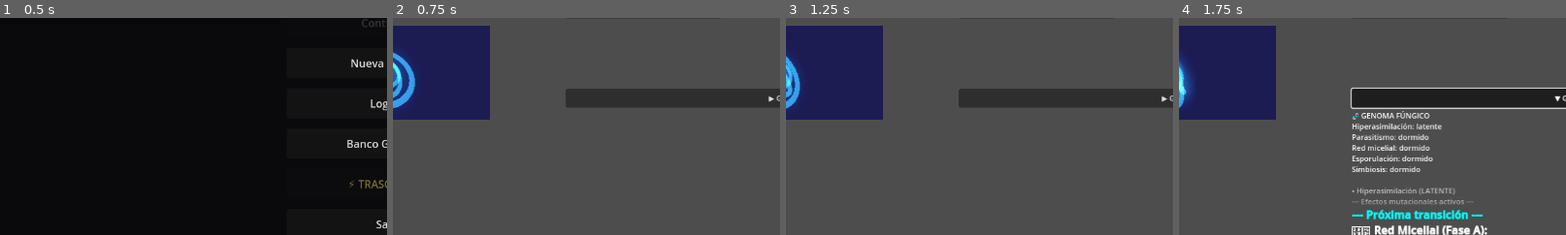
Above: before the commit, frames 1-4 (left to right).
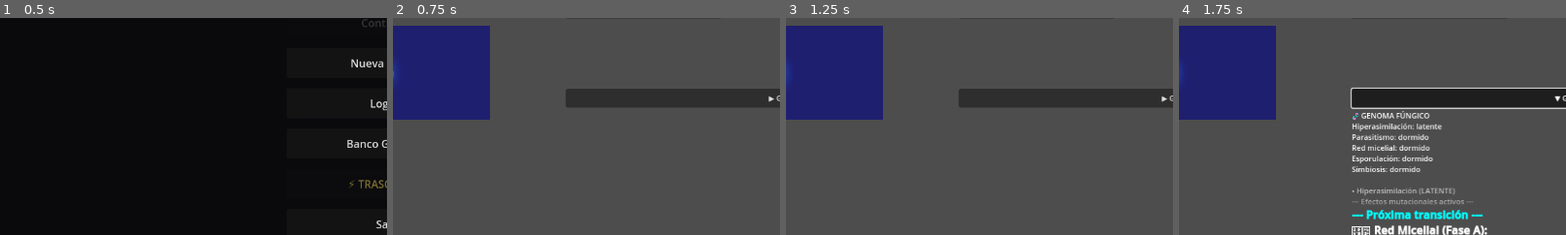
Above: after the commit, the same moments.

Repository: amurito/godot-idle-game
Game: Godot game, scene res://MainMenu.tscn
Two runs of this game, one before a commit and one after it. Both use one fixed random seed, a clock stepped at 60 frames per second and the inputs below.
Inputs:
- Up to frame 1 (0.5 s): no input
- Up to frame 2 (0.75 s): click "Nueva Partida" at 0.5 s
- Up to frame 3 (1.25 s): no input
- Up to frame 4 (1.75 s): click "▶ Genoma Fúngico + Próxima Mu…" at 1.25 s
The pictures show only the part of the screen within x 0-50%, y 37-87%; the shares and areas given below are measured in that part.

Frame 1 is identical in both runs. In frame 2, 9.9% of the frame differs, in the area x 0-26%, y 3-47%; in frame 3, 10%; in frame 4, 10%.

Commit message:
fix: Reactor3D v1.1 — escala, iluminación 3D, anillos visibles

Diff:
--- a/Reactor3D.gd
+++ b/Reactor3D.gd
@@ -1,23 +1,23 @@
 extends Node3D
 
 # ============================================================
-# REACTOR 3D — v1.0
-# Todos los nodos se crean proceduralmente en _ready().
-# API pública (compatible con ReactorVisual):
-#   set_active_delta(power: float) — pulso + escala
-#   set_tint(color: Color)         — color de mutación
+# REACTOR 3D — v1.1
+# API pública: set_active_delta(power), set_tint(color)
 # ============================================================
 
-const BASE_SCALE    := 0.8
-const SCALE_LOG_FACTOR := 0.22
-const MAX_SCALE     := 3.5
-const PULSE_DECAY   := 5.0
-const PULSE_STRENGTH := 0.45
+# Escala: BASE + log(power) * FACTOR — clampeada a MAX
+# Con factor pequeño evitamos que powers altos destruyan la vista
+const BASE_SCALE       := 0.35
+const SCALE_LOG_FACTOR := 0.07   # reducido para que no se coma la pantalla
+const MAX_SCALE        := 1.8
+const PULSE_DECAY      := 5.0
+const PULSE_STRENGTH   := 0.25
 
 var core:      MeshInstance3D
 var glow:      MeshInstance3D
 var particles: GPUParticles3D
 var rings:     Array[MeshInstance3D] = []
+var light:     OmniLight3D
 
 var core_mat: StandardMaterial3D
 var glow_mat: StandardMaterial3D
@@ -32,6 +32,7 @@
 func _ready() -> void:
 	_build_environment()
 	_build_camera()
+	_build_light()
 	_build_meshes()
 	_build_particles()
 	_setup_materials()
@@ -39,12 +40,15 @@
 func _build_environment() -> void:
 	var env := Environment.new()
 	env.background_mode = Environment.BG_COLOR
-	env.background_color = Color(0.02, 0.02, 0.05, 1.0)
+	env.background_color = Color(0.02, 0.02, 0.06, 1.0)
+	env.ambient_light_source = Environment.AMBIENT_SOURCE_COLOR
+	env.ambient_light_color = Color(0.05, 0.05, 0.1)
+	env.ambient_light_energy = 0.3
 	env.glow_enabled = true
-	env.glow_bloom = 0.25
-	env.glow_intensity = 1.4
-	env.glow_strength = 1.0
-	env.glow_hdr_threshold = 0.4
+	env.glow_bloom = 0.3
+	env.glow_intensity = 1.6
+	env.glow_strength = 1.2
+	env.glow_hdr_threshold = 0.5
 	env.tonemap_mode = Environment.TONE_MAPPER_FILMIC
 	var we := WorldEnvironment.new()
 	we.environment = env
@@ -52,38 +56,59 @@
 
 func _build_camera() -> void:
 	var cam := Camera3D.new()
-	cam.position = Vector3(0.0, 0.3, 4.5)
-	cam.fov = 60.0
+	cam.position = Vector3(0.0, 0.2, 5.0)
+	cam.fov = 55.0
 	add_child(cam)
 	cam.look_at(Vector3.ZERO, Vector3.UP)
 
+func _build_light() -> void:
+	# Luz principal — da profundidad 3D al core
+	light = OmniLight3D.new()
+	light.position = Vector3(2.5, 3.0, 2.5)
+	light.light_energy = 2.5
+	light.light_specular = 1.0
+	light.omni_range = 12.0
+	add_child(light)
+	# Luz de relleno suave desde abajo
+	var fill := OmniLight3D.new()
+	fill.position = Vector3(-1.5, -2.0, 1.5)
+	fill.light_energy = 0.6
+	fill.omni_range = 8.0
+	add_child(fill)
+
 func _build_meshes() -> void:
-	# Núcleo (esfera central)
-	var s := SphereMesh.new()
-	s.radius = 0.6
-	s.height = 1.2
+	# Core esférico — material PER_PIXEL para mostrar iluminación 3D
+	var sm := SphereMesh.new()
+	sm.radius = 0.55
+	sm.height = 1.1
+	sm.radial_segments = 32
+	sm.rings = 16
 	core = MeshInstance3D.new()
-	core.mesh = s
+	core.mesh = sm
 	add_child(core)
 
-	# Halo (esfera más grande, aditiva)
+	# Halo difuso (esfera grande, blending aditivo)
 	var gs := SphereMesh.new()
-	gs.radius = 0.8
-	gs.height = 1.6
+	gs.radius = 0.7
+	gs.height = 1.4
+	gs.radial_segments = 16
+	gs.rings = 8
 	glow = MeshInstance3D.new()
 	glow.mesh = gs
 	add_child(glow)
 
-	# Anillos (tres toros en ángulos distintos)
-	var ring_defs := [
-		{"inner": 0.85, "outer": 1.05, "rot": Vector3(45.0,  0.0,  0.0)},
-		{"inner": 1.20, "outer": 1.45, "rot": Vector3(60.0, 30.0,  0.0)},
-		{"inner": 1.60, "outer": 1.90, "rot": Vector3(20.0, 75.0, 45.0)},
+	# Tres anillos toro — se escalan con current_scale en _process
+	var ring_defs: Array = [
+		{"inner": 0.65, "outer": 0.80, "rot": Vector3(80.0,  0.0,  0.0)},
+		{"inner": 0.90, "outer": 1.10, "rot": Vector3(55.0, 25.0,  0.0)},
+		{"inner": 1.20, "outer": 1.45, "rot": Vector3(20.0, 70.0, 40.0)},
 	]
-	for d in ring_defs:
+	for d: Dictionary in ring_defs:
 		var t := TorusMesh.new()
 		t.inner_radius = d["inner"]
 		t.outer_radius = d["outer"]
+		t.rings = 32
+		t.ring_segments = 16
 		var r := MeshInstance3D.new()
 		r.mesh = t
 		r.rotation_degrees = d["rot"]
@@ -93,29 +118,31 @@
 func _build_particles() -> void:
 	var pm := ParticleProcessMaterial.new()
 	pm.emission_shape = ParticleProcessMaterial.EMISSION_SHAPE_SPHERE
-	pm.emission_sphere_radius = 0.7
+	pm.emission_sphere_radius = 0.6
 	pm.direction = Vector3(0.0, 1.0, 0.0)
-	pm.spread = 90.0
-	pm.initial_velocity_min = 0.8
-	pm.initial_velocity_max = 2.5
-	pm.gravity = Vector3(0.0, 0.3, 0.0)
-	pm.scale_min = 0.05
-	pm.scale_max = 0.15
+	pm.spread = 80.0
+	pm.initial_velocity_min = 1.0
+	pm.initial_velocity_max = 3.5
+	pm.gravity = Vector3(0.0, 0.5, 0.0)
+	pm.scale_min = 0.08
+	pm.scale_max = 0.22
 	pm.color = target_tint
 
 	particles = GPUParticles3D.new()
-	particles.amount = 120
-	particles.lifetime = 1.2
-	particles.explosiveness = 0.05
+	particles.amount = 80
+	particles.lifetime = 1.5
+	particles.explosiveness = 0.0
 	particles.process_material = pm
 	add_child(particles)
 
 func _setup_materials() -> void:
-	# Núcleo: unshaded para que el glow del WorldEnvironment lo recoja
+	# Core: iluminado (PER_PIXEL) para ver profundidad 3D, con emisión para bloom
 	core_mat = StandardMaterial3D.new()
-	core_mat.shading_mode = BaseMaterial3D.SHADING_MODE_UNSHADED
+	core_mat.shading_mode = BaseMaterial3D.SHADING_MODE_PER_PIXEL
+	core_mat.metallic = 0.6
+	core_mat.roughness = 0.25
 	core_mat.emission_enabled = true
-	core_mat.emission_energy_multiplier = 2.0
+	core_mat.emission_energy_multiplier = 1.8
 	core.material_override = core_mat
 
 	# Halo: aditivo semitransparente
@@ -124,17 +151,17 @@
 	glow_mat.emission_enabled = true
 	glow_mat.transparency = BaseMaterial3D.TRANSPARENCY_ALPHA
 	glow_mat.blend_mode = BaseMaterial3D.BLEND_MODE_ADD
-	glow_mat.emission_energy_multiplier = 0.7
+	glow_mat.emission_energy_multiplier = 0.5
 	glow.material_override = glow_mat
 
-	# Anillos: aditivos semitransparentes
-	for ring in rings:
+	# Anillos: aditivos, se ven a través del halo
+	for ring: MeshInstance3D in rings:
 		var mat := StandardMaterial3D.new()
 		mat.shading_mode = BaseMaterial3D.SHADING_MODE_UNSHADED
 		mat.emission_enabled = true
 		mat.transparency = BaseMaterial3D.TRANSPARENCY_ALPHA
 		mat.blend_mode = BaseMaterial3D.BLEND_MODE_ADD
-		mat.emission_energy_multiplier = 0.9
+		mat.emission_energy_multiplier = 1.2
 		ring.material_override = mat
 
 	_apply_color(target_tint)
@@ -156,45 +183,59 @@
 	var biomasa: float = BiosphereEngine.biomasa
 	var seta_bonus: float = 1.25 if EvoManager.seta_formada else 1.0
 
-	# Escala suave con bonus de seta y pulso
-	current_scale = lerp(current_scale, target_scale * seta_bonus, 0.15)
-	var display_s := current_scale + pulse * PULSE_STRENGTH + epsilon * 0.25
+	# Escala suave
+	current_scale = lerp(current_scale, target_scale * seta_bonus, 0.12)
+	var display_s: float = current_scale + pulse * PULSE_STRENGTH + epsilon * 0.15
+
 	core.scale = Vector3(display_s, display_s, display_s)
-	glow.scale = Vector3(display_s * 1.35, display_s * 1.35, display_s * 1.35)
+	# Halo ligeramente mayor que el core
+	var glow_s: float = display_s * 1.15
+	glow.scale = Vector3(glow_s, glow_s, glow_s)
+
+	# Anillos escalan con el core para no quedar ocultos detrás del halo
+	for i: int in rings.size():
+		var rs: float = display_s * (1.0 + i * 0.15)
+		rings[i].scale = Vector3(rs, rs, rs)
+
+	# Rotación lenta del core — hace obvia la geometría 3D
+	core.rotate_y(delta * 0.4)
 
 	# Decay del pulso
 	pulse = max(pulse - delta * PULSE_DECAY, 0.0)
 
-	# Color con estrés (rojo con epsilon alto)
+	# Color con estrés
 	var stress: float = clamp(epsilon * 1.5, 0.0, 1.0)
 	var final_color := target_tint.lerp(Color(1.0, 0.2, 0.2), stress)
 	_apply_color(final_color)
 
-	# Intensidad de emisión
-	core_mat.emission_energy_multiplier = 2.0 + pulse * 3.5 + epsilon * 2.5
-	glow_mat.emission_energy_multiplier = 0.5 + pulse * 1.5 + epsilon * 1.2
-
-	# Partículas escalan con biomasa y epsilon (usando amount_ratio para no reiniciar el sistema)
-	var ratio: float = clamp((biomasa * 0.08 + epsilon * 0.8 + 0.1), 0.05, 1.0)
+	# Emisión sube con pulso y estrés
+	core_mat.emission_energy_multiplier = 1.8 + pulse * 4.0 + epsilon * 2.0
+	glow_mat.emission_energy_multiplier = 0.4 + pulse * 1.2 + epsilon * 0.8
+
+	# La luz de acento cambia con el color de mutación
+	light.light_color = final_color
+
+	# Partículas
+	var ratio: float = clamp(biomasa * 0.1 + epsilon * 0.7 + 0.15, 0.08, 1.0)
 	particles.amount_ratio = ratio
-	particles.speed_scale = 0.6 + epsilon * 1.5 + pulse * 1.0
-
-	# Rotación de anillos (velocidades y ejes distintos)
-	for i in rings.size():
-		var speed := delta * (0.35 + current_scale * 0.25) * (1.0 + i * 0.45)
-		rings[i].rotate_y(speed)
-		rings[i].rotate_x(speed * 0.35 * (1 if i % 2 == 0 else -1))
+	particles.speed_scale = 0.7 + epsilon * 1.2 + pulse * 0.8
+
+	# Rotación de anillos (cada uno gira diferente)
+	for i: int in rings.size():
+		var spd: float = delta * (0.3 + current_scale * 0.2) * (1.0 + i * 0.5)
+		rings[i].rotate_y(spd)
+		rings[i].rotate_x(spd * 0.4 * (1 if i % 2 == 0 else -1))
 
 # ---- Internals ----
 
 func _apply_color(c: Color) -> void:
 	core_mat.albedo_color = c
 	core_mat.emission = c
-	glow_mat.albedo_color = Color(c.r, c.g, c.b, 0.12)
+	glow_mat.albedo_color = Color(c.r, c.g, c.b, 0.10)
 	glow_mat.emission = c
 	(particles.process_material as ParticleProcessMaterial).color = c
-	for ring in rings:
+	for ring: MeshInstance3D in rings:
 		var mat := ring.material_override as StandardMaterial3D
 		if mat:
-			mat.albedo_color = Color(c.r, c.g, c.b, 0.55)
+			mat.albedo_color = Color(c.r, c.g, c.b, 0.6)
 			mat.emission = c
